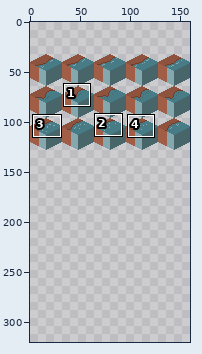
A pixel-art file gets an edit: Tilesets/.aseprite/animatedShore.aseprite. Above: a wide view before the commit, with the close-up outlined.
Close-up. Before:
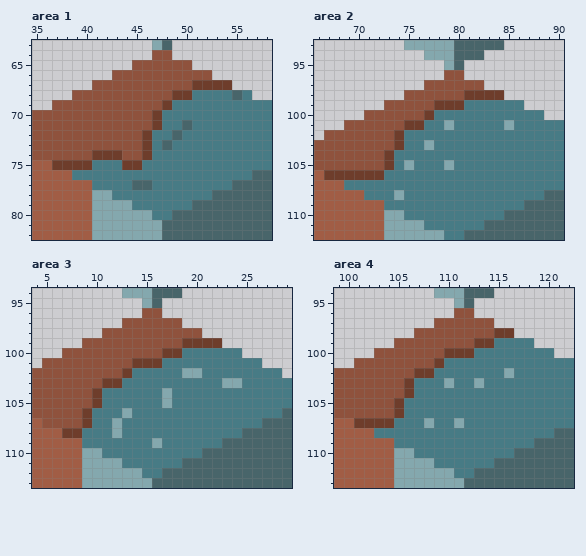
160x96 pixels, 1 frame. Shown: area 1: x 35..58, y 63..82; area 2: x 66..90, y 93..112; area 3: x 4..29, y 94..113; area 4: x 99..122, y 94..113. The old version is drawn lined up with the new one, on the new canvas. The commit also changed other parts of the picture, which this record leaves out.
Now the later version:
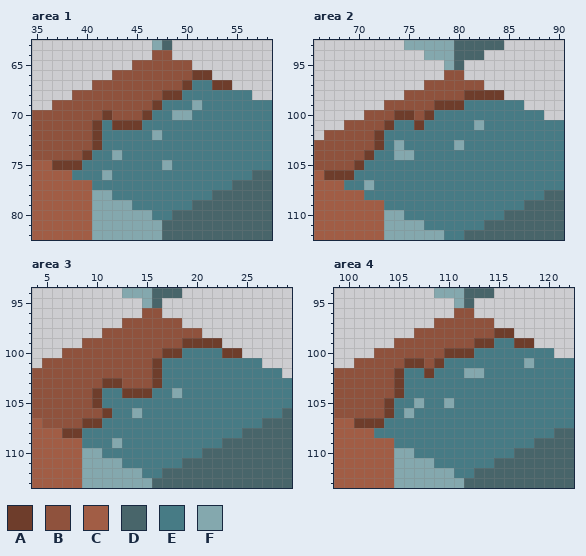
Palette (. is transparent): A #6e3d2b  B #8f523d  C #a15d45  D #48656a  E #477b85  F #84a8ae
Edits made:
canvas 160x96 -> 160x320, the old top-left corner now at 0,32
--- area 1
@@ x 35..58 @@
 65 ..........BBBBBB........
-66 ........BBBBBBBBBB......
-67 ......BBBBBBBBBBAAAA....
-68 ....BBBBBBBBBBAAEEEEDE..
-69 ..BBBBBBBBBBBAEEEEEEEEEE
-70 BBBBBBBBBBBBAEEEEEEEEEEE
-71 BBBBBBBBBBBBAEEDEEEEEEEE
-72 BBBBBBBBBBBAEEDEEEEEEEEE
-73 BBBBBBBBBBBAEDEEEEEEEEEE
-74 BBBBBBAAABBAEEEEEEEEEEEE
-75 CCAAAAEEEAAEEEEEEEEEEEEE
-76 CCCCEEEEEEEEEEEEEEEEEEDD
-77 CCCCCCEEEEDDEEEEEEEEDDDD
+66 ........BBBBBBBBAA......
+67 ......BBBBBBBBBAEEAA....
+68 ....BBBBBBBBBAAEEEEEEE..
+69 ..BBBBBBBBBBAEEEFEEEEEEE
+70 BBBBBBBABBBAEEFFEEEEEEEE
+71 BBBBBBAEAAAEEEEEEEEEEEEE
+72 BBBBBBAEEEEEFEEEEEEEEEEE
+73 BBBBBBAEEEEEEEEEEEEEEEEE
+74 BBBBBAEEFEEEEEEEEEEEEEEE
+75 CCAAAEEEEEEEEFEEEEEEEEEE
+76 CCCCEEEFEEEEEEEEEEEEEEDD
+77 CCCCCCEEEEEEEEEEEEEEDDDD
 78 CCCCCCFFEEEEEEEEEEDDDDDD
--- area 2
@@ x 66..90 @@
  99 .......BBBBBAAAEEEEEE....
-100 .....BBBBBBAEEEEEEEEEEE..
-101 ...BBBBBBAAEEFEEEEEFEEEEE
-102 .BBBBBBBAEEEEEEEEEEEEEEEE
-103 BBBBBBBBAEEFEEEEEEEEEEEEE
-104 BBBBBBBAEEEEEEEEEEEEEEEEE
-105 BBBBBBBAEFEEEFEEEEEEEEEEE
-106 CAAAAAAEEEEEEEEEEEEEEEEEE
-107 CCCEEEEEEEEEEEEEEEEEEEEEE
-108 CCCCCEEEFEEEEEEEEEEEEEEDD
+100 .....BBBAABAEEEEEEEEEEE..
+101 ...BBBBAEEAEEEEEFEEEEEEEE
+102 .BBBBBAEEEEEEEEEEEEEEEEEE
+103 BBBBBBAEFEEEEEFEEEEEEEEEE
+104 BBBBBAEEFFEEEEEEEEEEEEEEE
+105 BBBBAEEEEEEEEEEEEEEEEEEEE
+106 CAAAEEEEEEEEEEEEEEEEEEEEE
+107 CCCEEFEEEEEEEEEEEEEEEEEEE
+108 CCCCCEEEEEEEEEEEEEEEEEEDD
 109 CCCCCCCEEEEEEEEEEEEEEDDDD
--- area 3
@@ x 4..29 @@
  99 .....BBBBBBBBBBAAAA.......
-100 ...BBBBBBBBBBAAEEEEEE.....
-101 .BBBBBBBBBAAAEEEEEEEEEE...
-102 BBBBBBBBBAEEEEEFFEEEEEEEE.
-103 BBBBBBBAAEEEEEEEEEEFFEEEEE
-104 BBBBBBAEEEEEEFEEEEEEEEEEEE
-105 BBBBBBAEEEEEEFEEEEEEEEEEEE
-106 BBBBBAEEEFEEEEEEEEEEEEEEED
-107 CBBBBAEEFEEEEEEEEEEEEEEDDD
-108 CCCAAEEEFEEEEEEEEEEEEDDDDD
-109 CCCCCEEEEEEEFEEEEEEDDDDDDD
+100 ...BBBBBBBBBBAAEEEEAA.....
+101 .BBBBBBBBBBBAEEEEEEEEEE...
+102 BBBBBBBBBBBBAEEEEEEEEEEEE.
+103 BBBBBBBAABBBAEEEEEEEEEEEEE
+104 BBBBBBAEEAAAEEFEEEEEEEEEEE
+105 BBBBBBAEEEEEEEEEEEEEEEEEEE
+106 BBBBBBBAEEFEEEEEEEEEEEEEED
+107 CBBBBAAEEEEEEEEEEEEEEEEDDD
+108 CCCAAEEEEEEEEEEEEEEEEDDDDD
+109 CCCCCEEEFEEEEEEEEEEDDDDDDD
 110 CCCCCFFEEEEEEEEEEDDDDDDDDD
--- area 4
@@ x 99..122 @@
  98 ........BBBBBBBBAA......
- 99 ......BBBBBBBBAAEEEE....
+ 99 ......BBBBBBBBAAEEAA....
 100 ....BBBBBBBAAAEEEEEEEE..
-101 ..BBBBBBBBAEEEEEEEEEEEEE
-102 BBBBBBBBAAEEEEEEEFEEEEEE
-103 BBBBBBBAEEEFEEFEEEEEEEEE
-104 BBBBBBBAEEEEEEEEEEEEEEEE
-105 BBBBBBAEEEEEEEEEEEEEEEEE
-106 BBBBBBAEEEEEEEEEEEEEEEEE
-107 CCAAAAEEEFEEFEEEEEEEEEEE
+101 ..BBBBBAABAEEEEEEEEFEEEE
+102 BBBBBBAEEAEEEFFEEEEEEEEE
+103 BBBBBBAEEEEEEEEEEEEEEEEE
+104 BBBBBBAEEEEEEEEEEEEEEEEE
+105 BBBBBAEEFEEFEEEEEEEEEEEE
+106 BBBBBAEFEEEEEEEEEEEEEEEE
+107 CCAAAEEEEEEEEEEEEEEEEEEE
 108 CCCCEEEEEEEEEEEEEEEEEEDD
Pixel boxes of the changes (left, top, right, bottom) in both close-ups:
changed: (82, 70, 242, 190)
changed: (354, 110, 514, 200)
changed: (82, 348, 242, 448)
changed: (384, 338, 534, 428)
